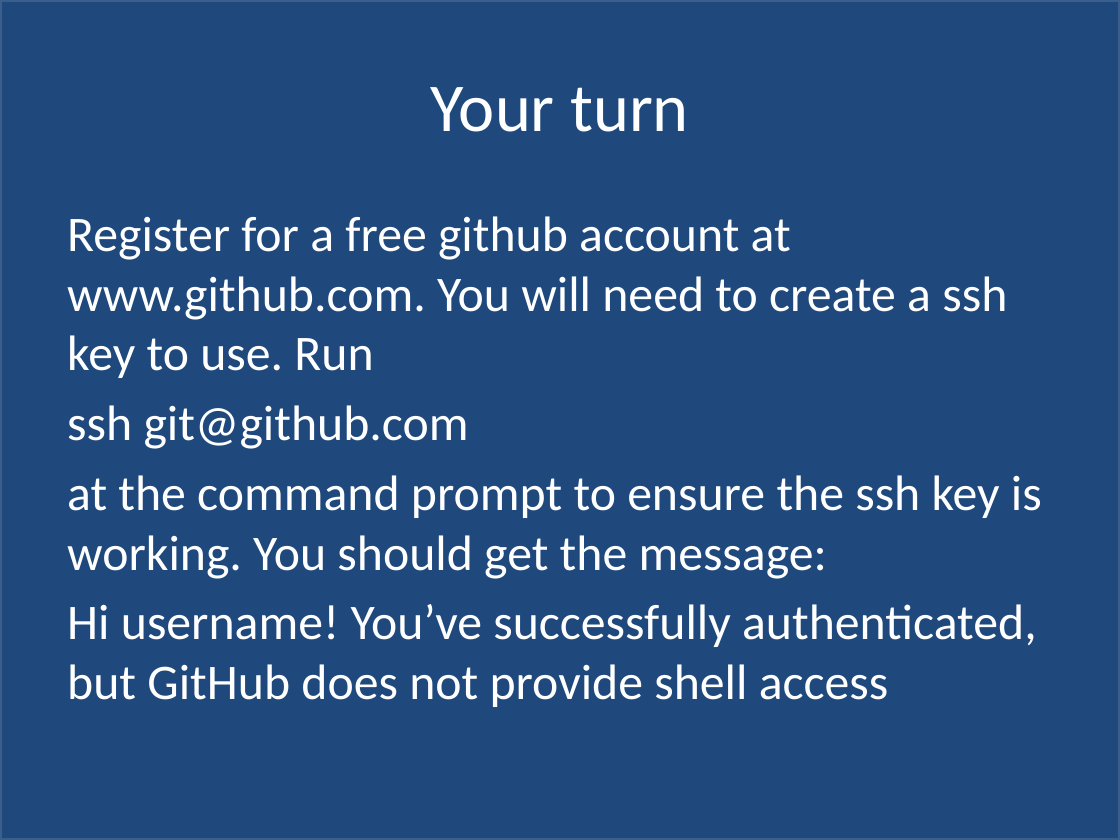
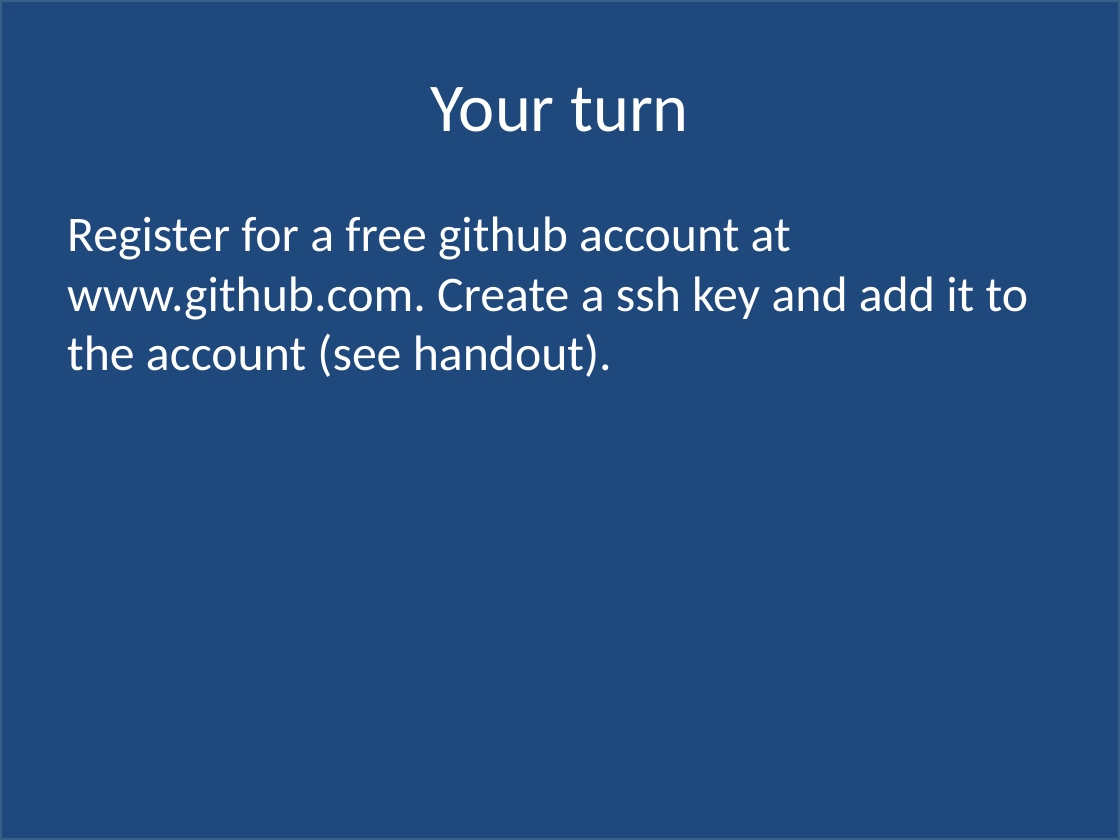
Before and after one commit to hadley/stat405-resources, a slide deck: slide 17 of git-lecture/Stat-405-git-lecture.pptx. Drawn at 1120x840 pixels with LibreOffice and Linux fonts; fonts in the diff are those of the drawing. Boxes give left, top, right and bottom in pixels: in the first picture for what was removed or moved away, otherwise in the second. Text is boxed around its words. In the diff, an @@ line names an element or a change of style, - is before the commit and + after.

Commit message:
handout for students to generate ssh key

```diff
--- a/git-lecture/Stat-405-git-lecture.pptx
+++ b/git-lecture/Stat-405-git-lecture.pptx
@@ text at (x1=67, y1=216, x2=1028, y2=377): text changed @@
-Register for a free github account at www.github.com. You will need to create a ssh key to use. Run
-ssh git@github.com
-at the command prompt to ensure the ssh key is working. You should get the message:
-Hi username! You’ve successfully authenticated, but GitHub does not provide shell access
+Register for a free github account at www.github.com. Create a ssh key and add it to the account (see handout).
```
Also in this commit, not shown: 2 other files.
